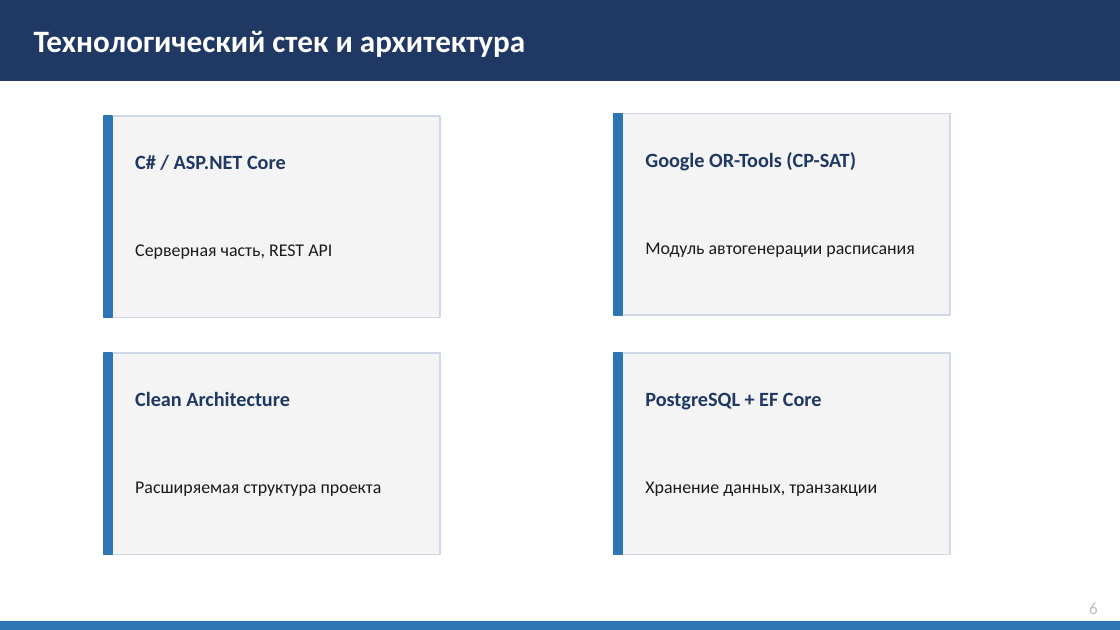
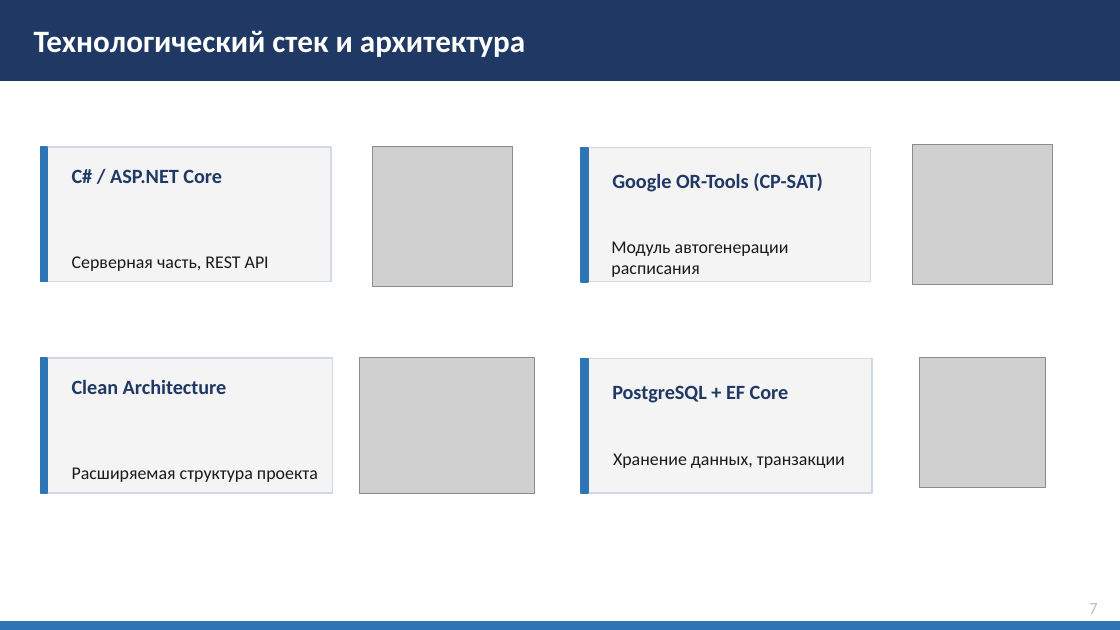
Before and after one commit to Dmitriy8570/Auto-Schedule-For-ASU, a slide deck: slide 7 of Docs/Bardakov_VKR_Final.pptx. Drawn at 1120x630 pixels with LibreOffice and Linux fonts; fonts in the diff are those of the drawing; grey boxes stand for pictures. Boxes give left, top, right and bottom in pixels: in the first picture for what was removed or moved away, otherwise in the second. Text is boxed around its words. In the diff, an @@ line names an element or a change of style, - is before the commit and + after.

```diff
--- a/Docs/Bardakov_VKR_Final.pptx
+++ b/Docs/Bardakov_VKR_Final.pptx
@@ rectangle: place and size @@
-rectangle at (104,115,440,317)
+rectangle at (40,147,330,281)
@@ rectangle: place and size @@
-rectangle at (104,115,112,317)
+rectangle at (40,147,47,281)
@@ picture added at (373,147,512,286) @@
@@ rectangle: place and size @@
-rectangle at (614,113,950,315)
+rectangle at (581,148,871,282)
@@ rectangle: place and size @@
-rectangle at (614,113,622,315)
+rectangle at (581,148,588,282)
@@ picture added at (913,144,1053,284) @@
@@ text "C# / ASP.NET Core": place and size @@
-text "C# / ASP.NET Core" at (135,155,286,169)
+text "C# / ASP.NET Core" at (72,169,222,183)
@@ text "Google OR-Tools (CP-SAT)": place and size @@
-text "Google OR-Tools (CP-SAT)" at (645,152,856,171)
+text "Google OR-Tools (CP-SAT)" at (612,173,823,192)
@@ text "Модуль автогенерации расписания" rewrapped from (645,242,914,257) to (611,241,789,277) @@
@@ text "Серверная часть, REST API": place and size @@
-text "Серверная часть, REST API" at (135,244,332,259)
+text "Серверная часть, REST API" at (72,256,269,271)
@@ rectangle: place and size @@
-rectangle at (104,353,440,554)
+rectangle at (40,357,333,493)
@@ rectangle: place and size @@
-rectangle at (104,353,112,554)
+rectangle at (40,357,47,493)
@@ picture added at (360,357,534,493) @@
@@ rectangle: place and size @@
-rectangle at (614,353,950,554)
+rectangle at (581,358,872,493)
@@ rectangle: place and size @@
-rectangle at (614,353,622,554)
+rectangle at (581,358,588,493)
@@ picture added at (920,357,1045,487) @@
@@ text "Clean Architecture": place and size @@
-text "Clean Architecture" at (135,391,290,406)
+text "Clean Architecture" at (72,379,227,394)
@@ text "PostgreSQL + EF Core": place and size @@
-text "PostgreSQL + EF Core" at (645,392,822,410)
+text "PostgreSQL + EF Core" at (612,385,789,403)
@@ text "Хранение данных, транзакции": place and size @@
-text "Хранение данных, транзакции" at (645,481,877,496)
+text "Хранение данных, транзакции" at (613,453,845,468)
@@ text "Расширяемая структура проекта": place and size @@
-text "Расширяемая структура проекта" at (135,481,382,496)
+text "Расширяемая структура проекта" at (72,467,318,482)
@@ text at (1089,603,1098,614): text changed @@
-6
+7
```
Also in this commit, not shown: 9 other slides changed, 3 slides added, 43 other files.
